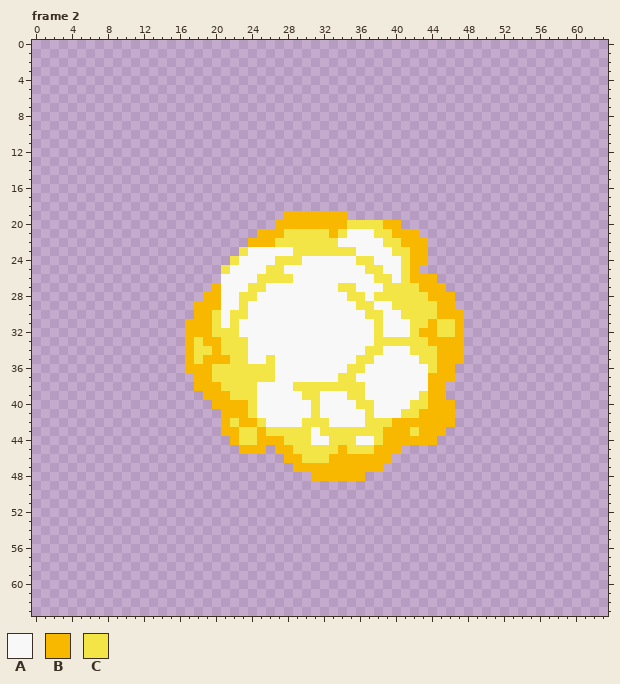
File history of a pixel-art file, gfx/explosion.aseprite. The picture above was drawn from the file before the commit.
64x64 pixels, 8 frames. Shown: frame 2. The commit also changed other frames, which this record leaves out.
Palette (. is transparent): A #f8f8f8  B #f8b800  C #f3e545
Pixels before, frame 2, first column x 17:
19 ...........BBBBBBB.............
20 ..........BBBBBBBBCCCCBB.......
21 ........BBBCCCCCBCAAACCBBB.....
22 .......BBBCCCCCCCAAAAACCBBB....
23 ......CAAAAACCCCCCCAAAACCBB....
24 .....CAAAACCCAAAAAACCAAACBB....
25 ....CAAAACCAAAAAAAAACCAACB.....
26 ....AAAACCCCAAAAAAAAACCACBBB...
27 ...BAAACCAAAAAAAACCAAACCCCBBB..
28 ..BBAACCAAAAAAAAAACCACCCCCCBBB.
29 .BBBAACAAAAAAAAAAAACCAACCCCCBB.
30 .BBCACCAAAAAAAAAAAAACCAACCCCBBB
31 BBBCACAAAAAAAAAAAAAAACAAACCBCCB
32 BBBCCCAAAAAAAAAAAAAAACAAACBBCCB
33 BCBBCCCAAAAAAAAAAAAAACCCCCCBBBB
34 BCCBCCCAAAAAAAAAAAAACCAAACCCBBB
35 BCBBBCCAACAAAAAAAAACCAAAAACCBBB
36 BBBCCCCCCCAAAAAAAACCAAAAAAACBB.
37 .BBCCCCCCCAAAAAAACCAAAAAAAABBB.
38 .BBBCCCCAAAACCCCCCCCAAAAAAABB..
39 ..BBBCCCAAAAACCAAACCAAAAAACBB..
40 ...BBBBCAAAAAACAAAACCAAAACCBBB.
41 ....BBBCAAAAAACAAAAACAAACCBBBB.
42 ....BCBBCAAAACCCAAAACCCBBBBBBB.
43 ....BBCCBCCCCCACCCCCCCBBBCBBB..
44 .....BCCBBBCCCAACCCAACBBBBBB...
45 ......BBB.BBCCCCCBCCCBBB.......
46 ...........BBCCCBBBBBBB........
47 ............BBBBBBBBBB.........
48 ..............BBBBBB...........
Once edited:
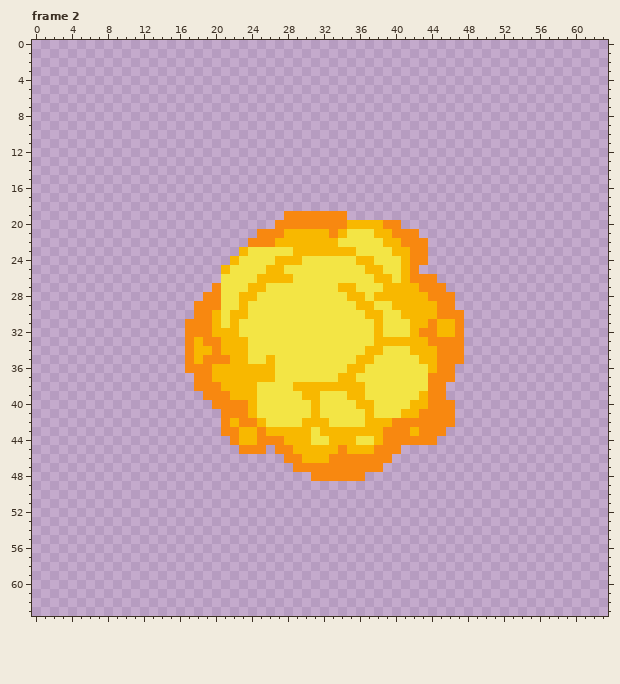
Change:
colour A: #f8f8f8 -> #f3e545
colour B: #f8b800 -> #f88810
colour C: #f3e545 -> #f8b800
Boxes around the changes in both pictures, in picture pixels (x1, y1, x2, y2):
changed: (185, 211, 464, 481)
